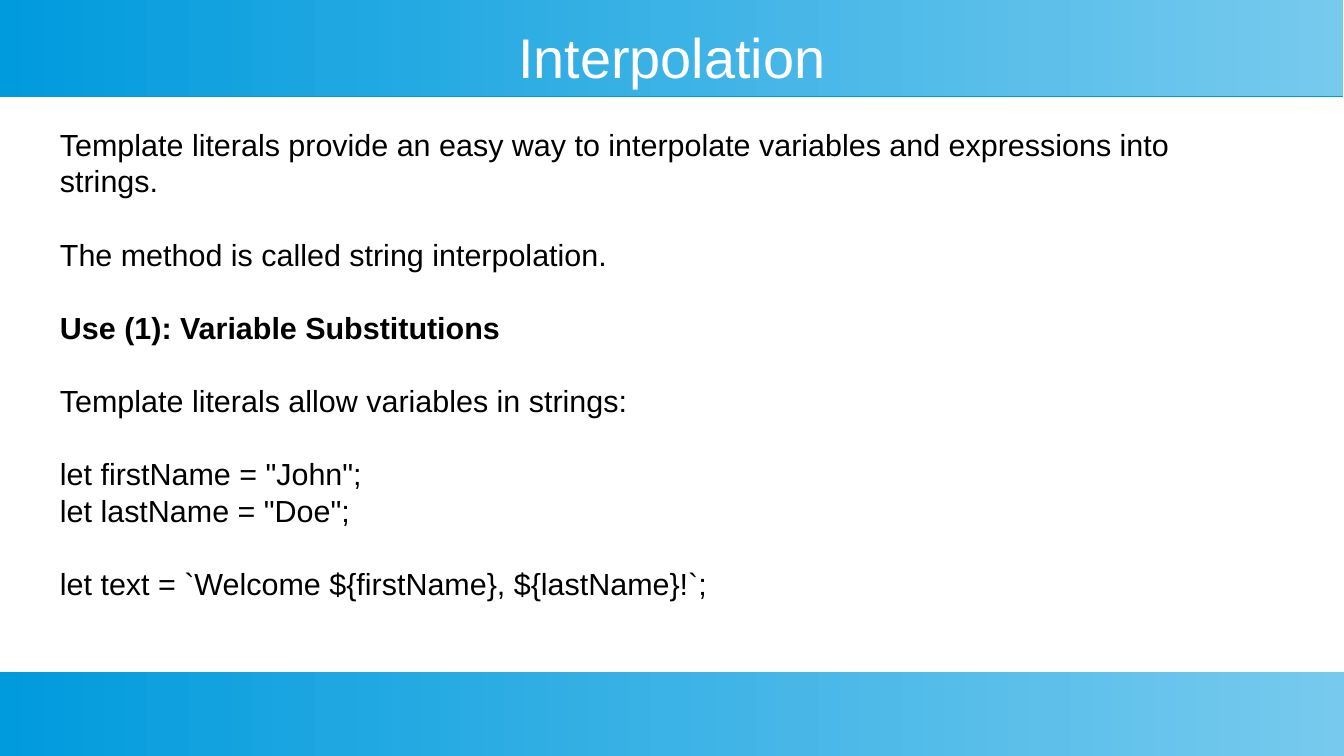
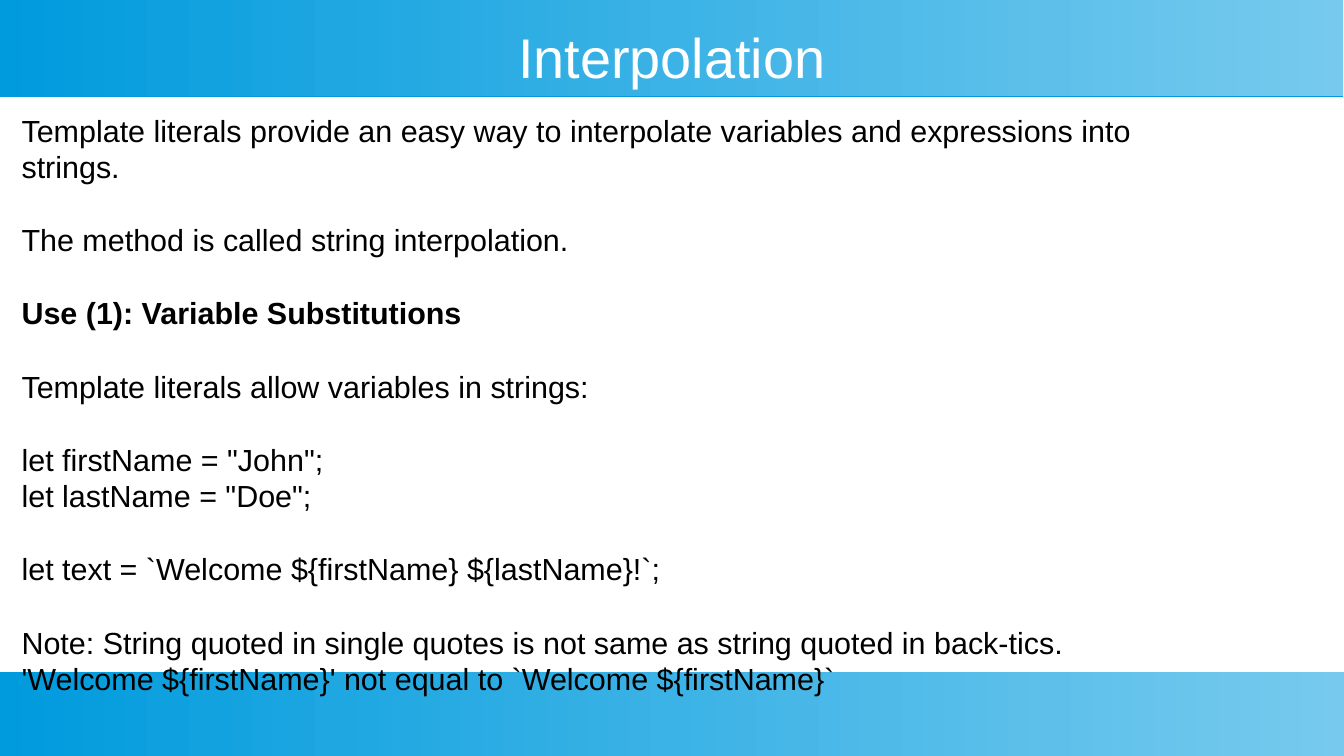
Before and after one commit to ashishjain1547/public_lessons_in_javascript, a slide deck: slide 3 of 5_Strings in Detail/4 - string templates.odp. Drawn at 1344x756 pixels with LibreOffice and Linux fonts; fonts in the diff are those of the drawing. Boxes give left, top, right and bottom in pixels: in the first picture for what was removed or moved away, otherwise in the second. Text is boxed around its words. In the diff, an @@ line names an element or a change of style, - is before the commit and + after.

```diff
--- a/5_Strings in Detail/4 - string templates.odp
+++ b/5_Strings in Detail/4 - string templates.odp
@@ text "Template literals provide an easy ...": place and size @@
-text "Template literals provide an easy ..." at (60,134,1169,601)
+text "Template literals provide an easy ..." at (22,120,1130,696)
@@ text at (22,557,1063,696): text changed @@
-let text = `Welcome ${firstName}, ${lastName}!`;
+let text = `Welcome ${firstName} ${lastName}!`;
+Note: String quoted in single quotes is not same as string quoted in back-tics.
+'Welcome ${firstName}' not equal to `Welcome ${firstName}`
```
Also in this commit, not shown: 21 other files.
